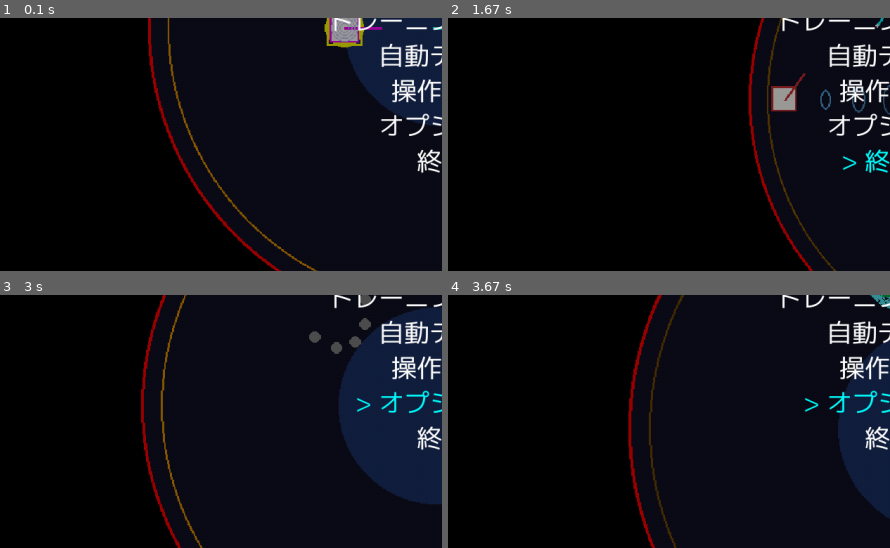
Above: before the commit, frames 1-4 (two rows, left to right).
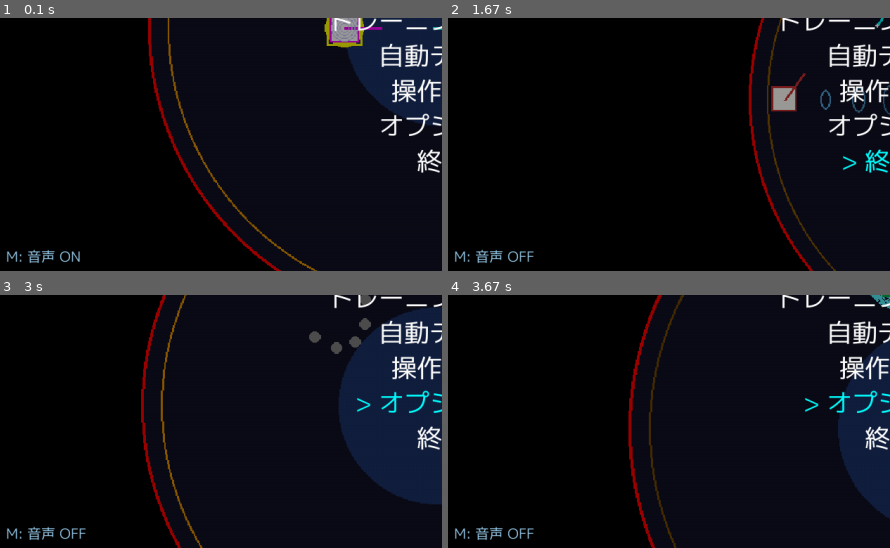
Above: after the commit, the same moments.

Repository: YuujiKamura/Acceleration-of-Tofu
Game: pygame game, started from main.py
The game is run twice, just before and just after one commit, with the same random seed, the same clock (stepped at 60 frames per second) and the same inputs.
Inputs:
- Up to frame 1 (0.1 s): no input
- Up to frame 2 (1.67 s): hold M 0.33-0.8 s; hold Up 0.33-0.8 s; hold Up 0.83-1.3 s; hold Down 1.33-1.63 s
- Up to frame 3 (3 s): hold Up 1.67-2.03 s; hold Down 2.07-2.43 s; hold Up 2.47-2.77 s
- Up to frame 4 (3.67 s): hold Up 3.13-3.5 s; hold Down from 3.53 s (still down)
The pictures show only the part of the screen within x 0-50%, y 48-98%; the shares and areas given below are measured in that part.

The runs differ from the first frame. In frame 1, 0.4% of the frame differs, in the area x 1-19%, y 91-97%; in frame 2, 0.4%, in the area x 1-20%, y 91-97%; in frame 3, 0.4%; in frame 4, 0.4%.

Commit message:
feat(audio): M キーでどの画面からでもミュート切替 + タイトルに案内表示
- Game.handle_keydown に K_m 捕捉を追加し、pygame.mixer の全チャンネル
  set_volume(0.0/1.0) で一律ミュート/解除する toggle_mute() を実装
- Game.audio_muted フラグ (初期値 False) を導入
- i18n に title.mute_hint_on / _off を追加 (JA/EN)
- TitleState.draw の左下に現在の状態に応じた M キー切替案内を表示
- モーダルで流れを止めずに常時 M で OFF/ON できる方針

Diff:
--- a/game/game.py
+++ b/game/game.py
@@ -97,6 +97,7 @@
         # 効果音とBGM
         self.title_bgm = None
         self.title_bgm_playing = False
+        self.audio_muted = False
         if self.enable_audio and not pygame.mixer.get_init():
             pygame.mixer.init()
         self.sounds = {}
@@ -223,10 +224,26 @@
         Args:
             key (int): 押されたキーのpygame定義定数
         """
+        # M キーはどの画面からでもミュートを切り替えるグローバルショートカット。
+        if key == pygame.K_m:
+            self.toggle_mute()
+            return
         # ESCキーの特別処理をStatesクラスのhandle_inputに移行
         # 現在の状態にキー入力イベントを渡す
         event = pygame.event.Event(pygame.KEYDOWN, {"key": key})
         self.current_state.handle_input(event)
+
+    def toggle_mute(self):
+        """全体ミュートをトグルする。
+
+        チャンネル音量を 0 / 1 で切り替える方式。Sound 個別の set_volume は
+        呼び出し側が持っている設定値を尊重したいので触らず、チャンネル側で
+        スケール 0 にすることで再生中／今後再生する全ての音を一律に無音化する。
+        """
+        self.audio_muted = not getattr(self, "audio_muted", False)
+        vol = 0.0 if self.audio_muted else 1.0
+        for i in range(pygame.mixer.get_num_channels()):
+            pygame.mixer.Channel(i).set_volume(vol)
 
     def handle_keyup(self, key):
         """
--- a/game/i18n.py
+++ b/game/i18n.py
@@ -48,6 +48,8 @@
 
         # --- splash / main menu ---
         "splash.title": "アクセラレーションオブ豆腐",
+        "title.mute_hint_on": "M: 音声 ON",
+        "title.mute_hint_off": "M: 音声 OFF",
 
         # --- controls screen ---
         "controls.title": "操作説明",
@@ -72,6 +74,8 @@
         "hud.hyper_active": "Hyper Mode Active! (2x damage)",
 
         "splash.title": "Acceleration of Tofu",
+        "title.mute_hint_on": "M: Sound ON",
+        "title.mute_hint_off": "M: Sound OFF",
 
         "controls.title": "Controls",
         "controls.player1": "Player 1",
--- a/game/states.py
+++ b/game/states.py
@@ -207,6 +207,14 @@
             bottomright=(SCREEN_WIDTH - 20, SCREEN_HEIGHT - 20)
         )
         screen.blit(version_text, version_rect)
+
+        # ミュート切替案内 (左下)
+        mute_key = "title.mute_hint_off" if getattr(self.game, "audio_muted", False) else "title.mute_hint_on"
+        mute_text = self.version_font.render(tr(mute_key), True, (150, 200, 230))
+        mute_rect = mute_text.get_rect(
+            bottomleft=(20, SCREEN_HEIGHT - 20)
+        )
+        screen.blit(mute_text, mute_rect)
 
 
 class SingleVersusGameState(BaseState):
